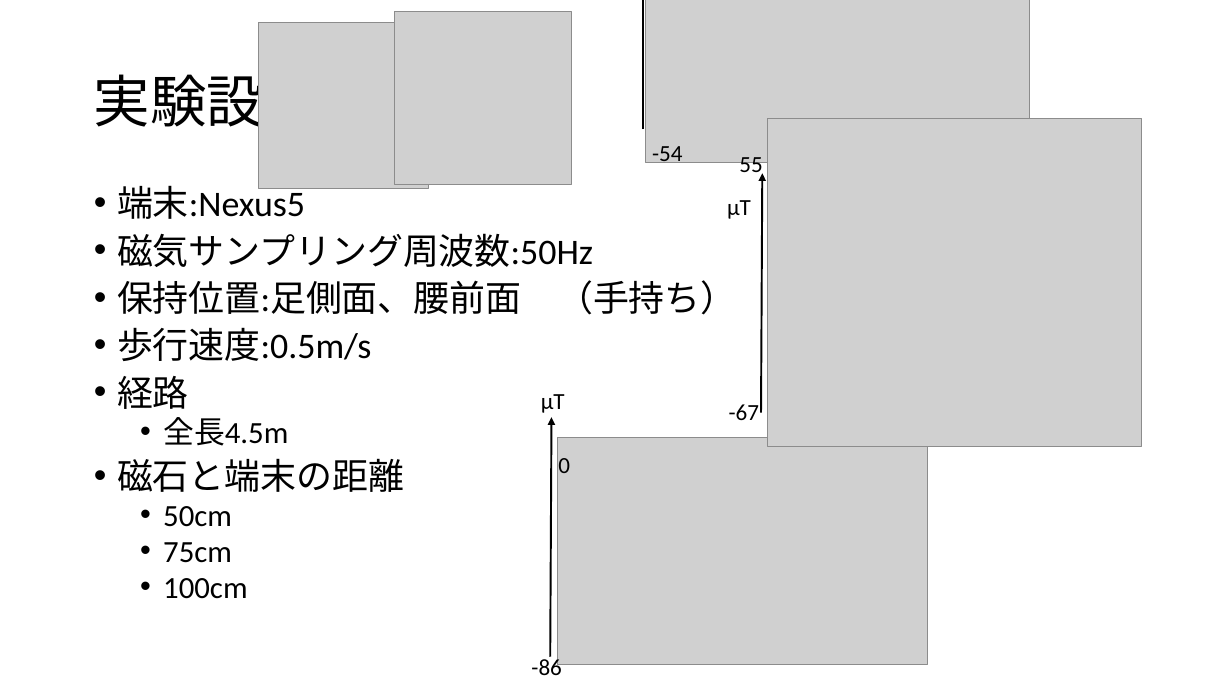
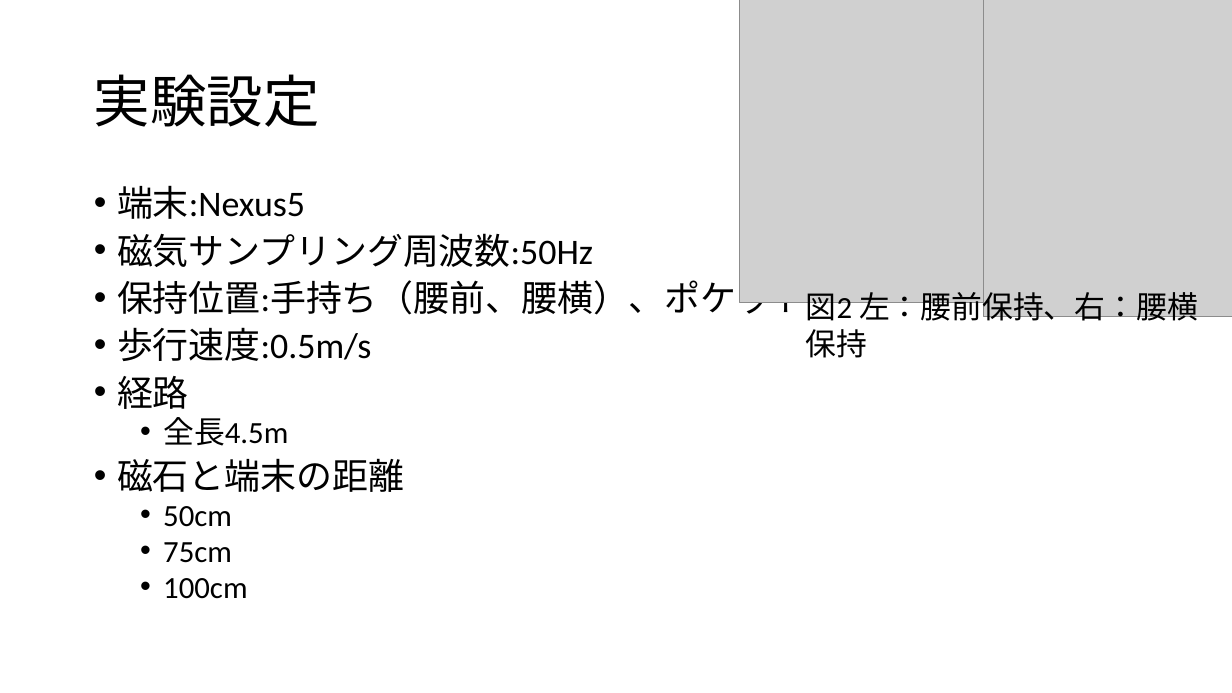
Before and after one commit to sen0810/src, a slide deck: slide 18 of ppt/中間発表用資料.pptx (slide 9 before the commit). Drawn at 1232x693 pixels with LibreOffice and Linux fonts; fonts in the diff are those of the drawing; grey boxes stand for pictures. Boxes give left, top, right and bottom in pixels: in the first picture for what was removed or moved away, otherwise in the second. Text is boxed around its words. In the diff, an @@ line names an element or a change of style, - is before the commit and + after.

Commit message:
2015/04/09

```diff
--- a/ppt/中間発表用資料.pptx
+++ b/ppt/中間発表用資料.pptx
@@ arrow removed from (643, 129) to (643, 0) @@
@@ picture removed at [646, 0, 1030, 163] @@
@@ picture: place and size @@
-picture at [259, 23, 428, 189]
+picture at [739, 0, 1057, 302]
@@ picture: place and size @@
-picture at [395, 12, 571, 185]
+picture at [983, 0, 1232, 317]
@@ text removed at [652, 146, 682, 167] @@
--54
@@ text at [117, 275, 808, 320]: text changed @@
-• 保持位置:足側面、腰前面 （手持ち）
+• 保持位置:手持ち（腰前、腰横）、ポケット
@@ text added at [806, 287, 1198, 358], 24 pt, text #000000 @@
+図2 左：腰前保持、右：腰横保持
@@ group removed at [727, 118, 1141, 446]: 3 texts, 1 picture, 1 arrow @@
-μT
-55
--67
@@ group removed at [531, 394, 928, 675]: 3 texts, 1 picture, 1 arrow @@
-0
-μT
--86
```
Also in this commit, not shown: 10 other slides changed, 9 slides added.
